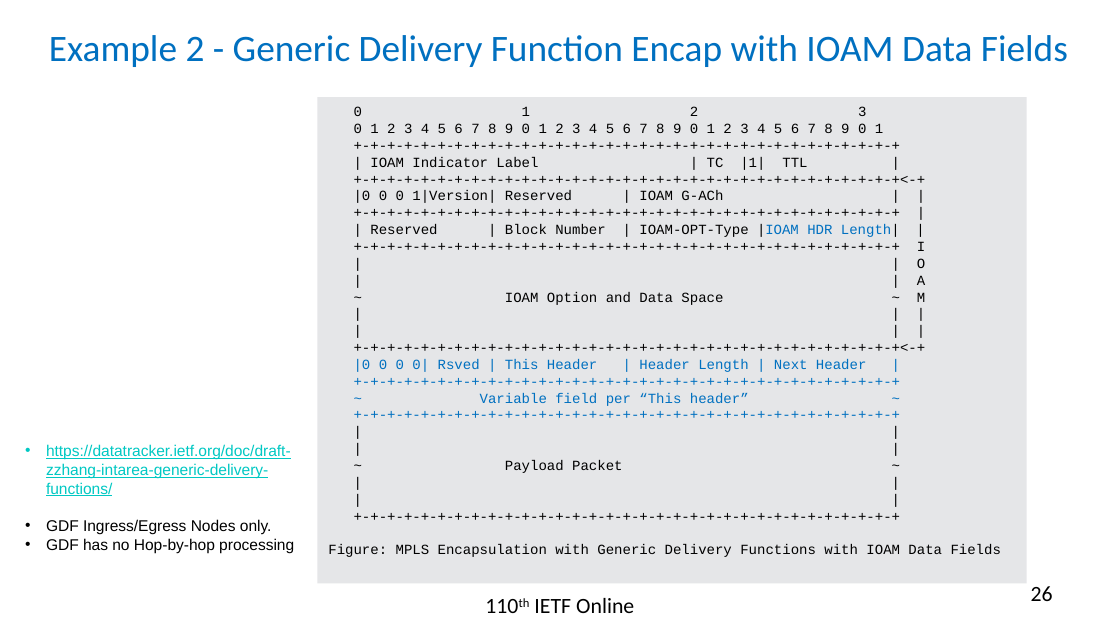
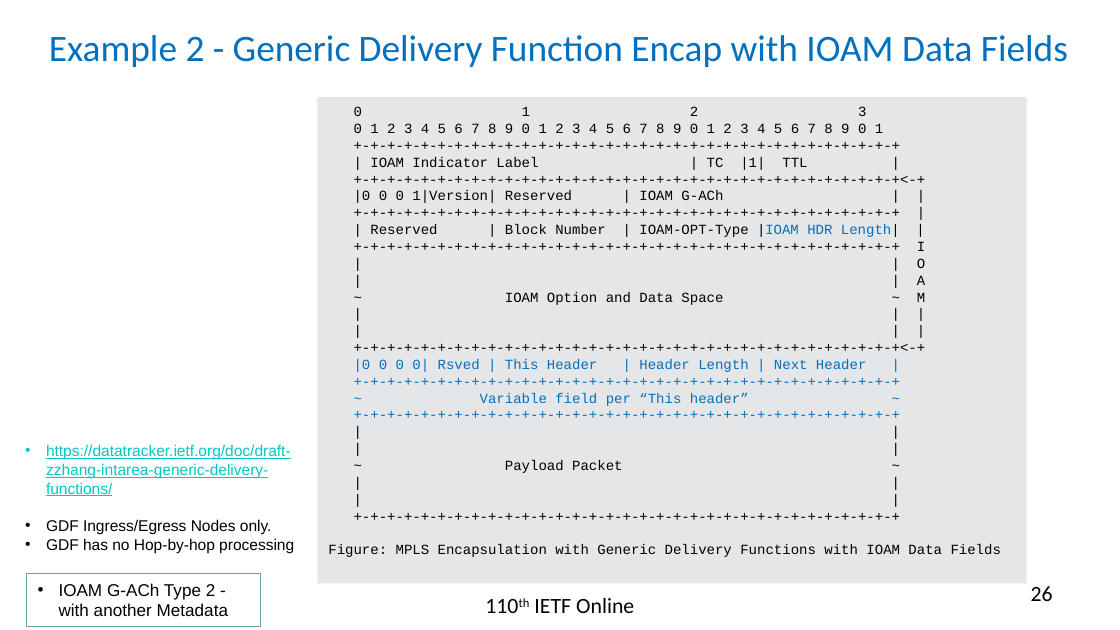
Before and after one commit to rakgandhi/ietf-slides, a slide deck: slide 26 of draft-gandhi-mpls-ioam-sr-06.pptx. Drawn at 1120x630 pixels with LibreOffice and Linux fonts; fonts in the diff are those of the drawing. Boxes give left, top, right and bottom in pixels: in the first picture for what was removed or moved away, otherwise in the second. Text is boxed around its words. In the diff, an @@ line names an element or a change of style, - is before the commit and + after.

```diff
--- a/draft-gandhi-mpls-ioam-sr-06.pptx
+++ b/draft-gandhi-mpls-ioam-sr-06.pptx
@@ rectangle added at <box>27,573,261,626</box>, outline #6EA0B0 0.75 pt, 11 pt, text #000000 @@
+• IOAM G-ACh Type 2 - with another Metadata
```
Also in this commit, not shown: 6 other slides changed, 1 other file.
